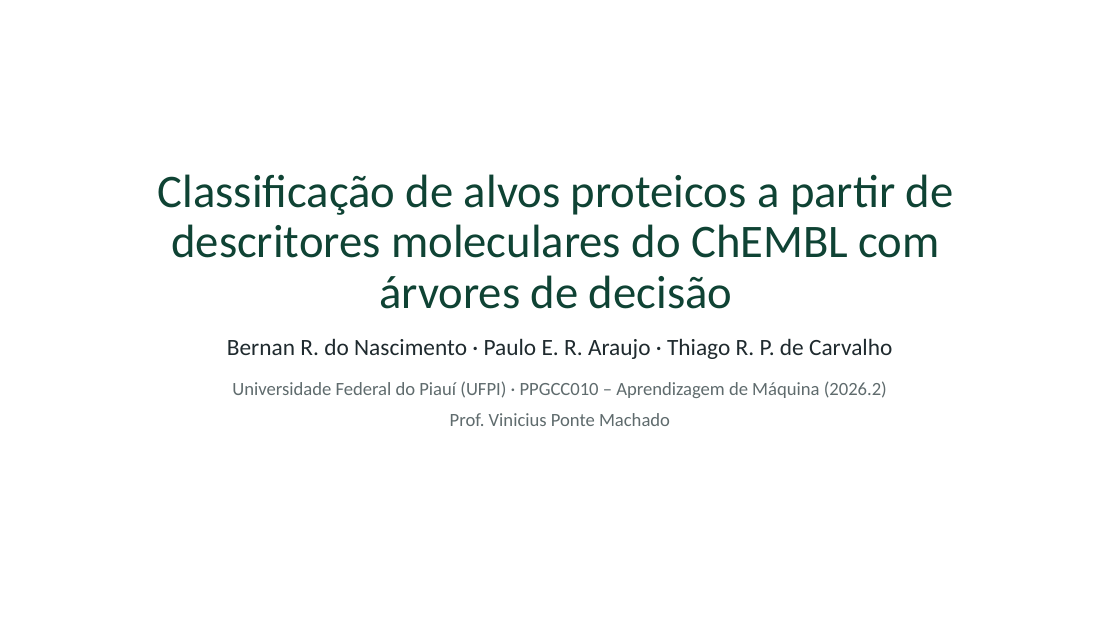
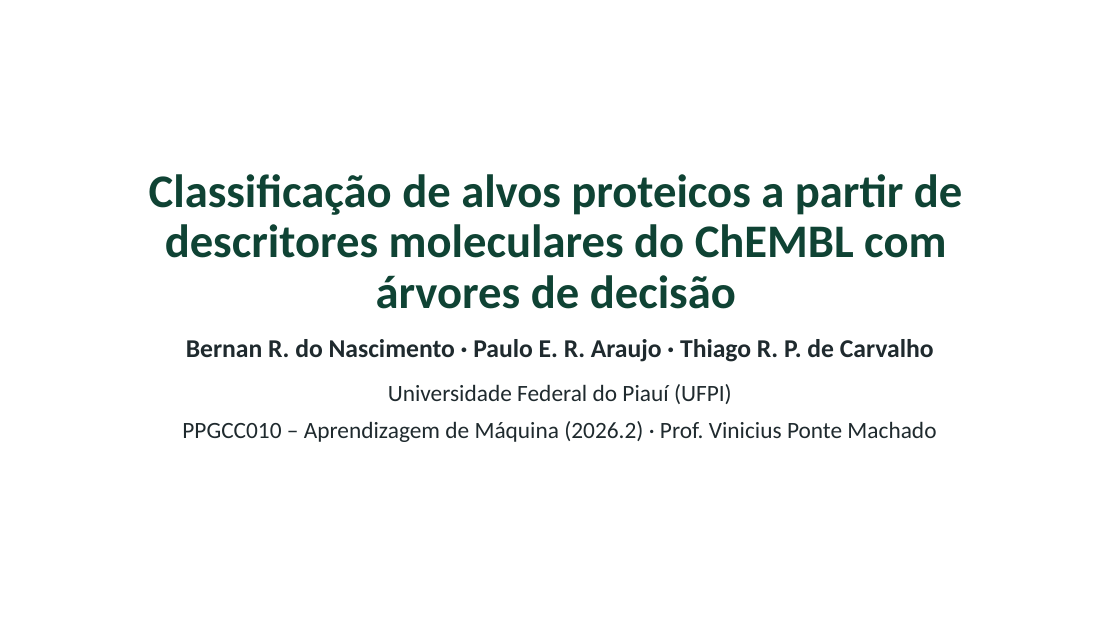
Before and after one commit to pumba-dev/machine-learning-practice, a slide deck: slide 1 of slides/apresentacao.pptx. Drawn at 1120x630 pixels with LibreOffice and Linux fonts; fonts in the diff are those of the drawing; background and template pictures are left out. Boxes give left, top, right and bottom in pixels: in the first picture for what was removed or moved away, otherwise in the second. Text is boxed around its words. In the diff, an @@ line names an element or a change of style, - is before the commit and + after.

```diff
--- a/slides/apresentacao.pptx
+++ b/slides/apresentacao.pptx
@@ title "Classificação de alvos proteicos a ..." at [149, 174, 962, 309]: bold on @@
@@ subtitle at [186, 339, 934, 362]: size 20 to 22 pt, bold on in "Bernan R. do Nascimento · Paulo E. ..." @@
@@ subtitle at [182, 384, 936, 442]: text changed; size 16 to 20 pt; text colour #5F6B6D to #1F2A2E @@
-Universidade Federal do Piauí (UFPI) · PPGCC010 – Aprendizagem de Máquina (2026.2)
-Prof. Vinicius Ponte Machado
+Universidade Federal do Piauí (UFPI)
+PPGCC010 – Aprendizagem de Máquina (2026.2) · Prof. Vinicius Ponte Machado
```
Also in this commit, not shown: 9 other slides changed, 4 other files.
